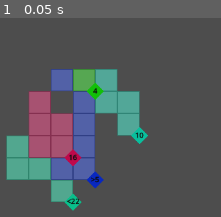
Above: before the commit, frame 1.
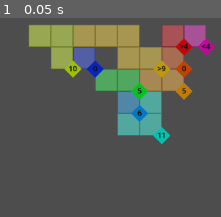
Above: after the commit, the same moment.

Repository: Javen-W/Ritz
Game: Godot game, scene res://game.tscn
The game is run twice, just before and just after one commit, with the same random seed, the same clock (stepped at 60 frames per second) and the same inputs.
Inputs:
- Up to frame 1 (0.05 s): no input

The runs differ from the first frame. In frame 1, 42% of the frame differs, in the area x 2-98%, y 3-97%.

Commit message:
rework constraint generation

Diff:
--- a/constraint.gd
+++ b/constraint.gd
@@ -4,7 +4,7 @@
 enum Type { SUM, EQUAL, LESS_THAN, GREATER_THAN }
 
 @export var type : Type = Type.SUM
-@export var group : Array[Dictionary] = []
+@export var group : Array[Tile] = []
 @export var color : Color = Color(1, 0.5, 0.5, 0.3)
 @export var target_value : int = -1
 
@@ -22,7 +22,7 @@
 		overlay.material = CanvasItemMaterial.new()
 		overlay.modulate = color
 		overlay.scale = Vector2(64, 64)
-		overlay.position = to_local(t["position"])
+		overlay.position = t.position
 		add_child(overlay)
 
 	# Indicator
@@ -55,9 +55,10 @@
 	var group_min = INF
 	var group_max = -INF
 	for t in group:
-		group_sum += t["value"]
-		group_min = min(group_min, t["value"])
-		group_max = max(group_max, t["value"])
+		print("Constraint Tile: position={0}, value={1}".format([t.position / 64.0, t.value]))
+		group_sum += t.value
+		group_min = min(group_min, t.value)
+		group_max = max(group_max, t.value)
 
 	# Determine constraint type
 	if group.size() > 1 and group_min == group_max and rng.randf() < 0.85:
--- a/game.gd
+++ b/game.gd
@@ -92,6 +92,7 @@
 func generate_tile(pos: Vector2i) -> Tile:
 	var tile := tile_scene.instantiate() as Tile
 	tile.position = pos * 64.0
+	tile.value = rng.randi_range(0, 6)
 	tile_nodes.add_child(tile)
 	grid[pos] = tile
 	return tile
@@ -101,11 +102,7 @@
 # --------------------------------------------------------------
 func generate_domino(tile1: Tile, tile2: Tile, is_horizontal: bool) -> Domino:
 	var domino := domino_scene.instantiate() as Domino
-
-	var left_value := rng.randi_range(0, 6)
-	var right_value := rng.randi_range(0, 6)
-
-	domino.init(tile1.position, tile2.position, left_value, right_value, is_horizontal)
+	domino.init(tile1.position, tile2.position, tile1.value, tile2.value, is_horizontal)
 	domino_nodes.add_child(domino)
 	dominos.append(domino)
 
@@ -118,28 +115,35 @@
 # Generate non-overlapping constraints
 # --------------------------------------------------------------
 func generate_constraints() -> void:
-	# Extract all dominos into a tile-state array first
-	var remaining_tilestates : Array[Dictionary] = []
-	for domino in dominos:
-		remaining_tilestates.append({"position": domino.tile_pos1, "value": domino.value_left})
-		remaining_tilestates.append({"position": domino.tile_pos2, "value": domino.value_right})
+	var remaining_tiles : Array = grid.keys().duplicate()
 
 	const MIN_SIZE := 1
 	const MAX_SIZE := 6
 
 	# Populate constraints
-	while remaining_tilestates.size() >= MIN_SIZE:
-		print(len(remaining_tilestates))
-		var size := rng.randi_range(MIN_SIZE, min(MAX_SIZE, remaining_tilestates.size()))
-		var group : Array[Dictionary] = []
+	while remaining_tiles.size() >= MIN_SIZE:
+		print(len(remaining_tiles))
+		var size := rng.randi_range(MIN_SIZE, min(MAX_SIZE, remaining_tiles.size()))
+		var group : Array[Tile] = []
 
-		# Take `size` tiles
-		while len(group) < size:
-			if remaining_tilestates.is_empty():
-				break
-			var next_tilestate = remaining_tilestates.pop_back()
-			print(next_tilestate["position"] / 64.0)
-			group.append(next_tilestate)
+		var _search = func(pos: Vector2i, func_ref: Callable) -> void:
+			# End cases.
+			if len(group) >= size or !remaining_tiles.has(pos):
+				return
+
+			# Add tile to group.
+			var idx = remaining_tiles.find(pos)
+			var tile : Tile = grid[remaining_tiles.pop_at(idx)]
+			group.append(tile)
+
+			# Recursive step.
+			for dir in directions:
+				var next_pos = pos + dir
+				func_ref.call(next_pos, func_ref)
+
+		# Populate group
+		var init_pos : Vector2i = remaining_tiles[rng.randi() % remaining_tiles.size()]
+		_search.call(init_pos, _search)
 
 		if group.size() < MIN_SIZE:
 			break
--- a/game.tscn
+++ b/game.tscn
@@ -4,7 +4,7 @@
 
 [node name="Game" type="Node2D"]
 script = ExtResource("1_80nbo")
-SEED = 779
+SEED = 781
 
 [node name="Camera2D" type="Camera2D" parent="."]
 zoom = Vector2(0.5, 0.5)
--- a/tile.gd
+++ b/tile.gd
@@ -1,2 +1,4 @@
 extends Node2D
 class_name Tile
+
+@export var value : int = 0
